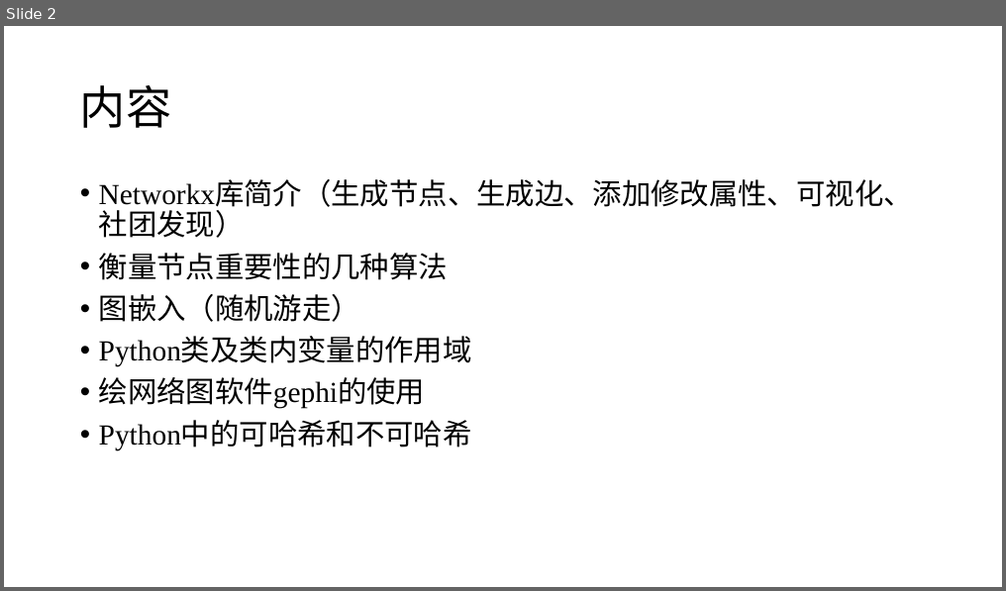
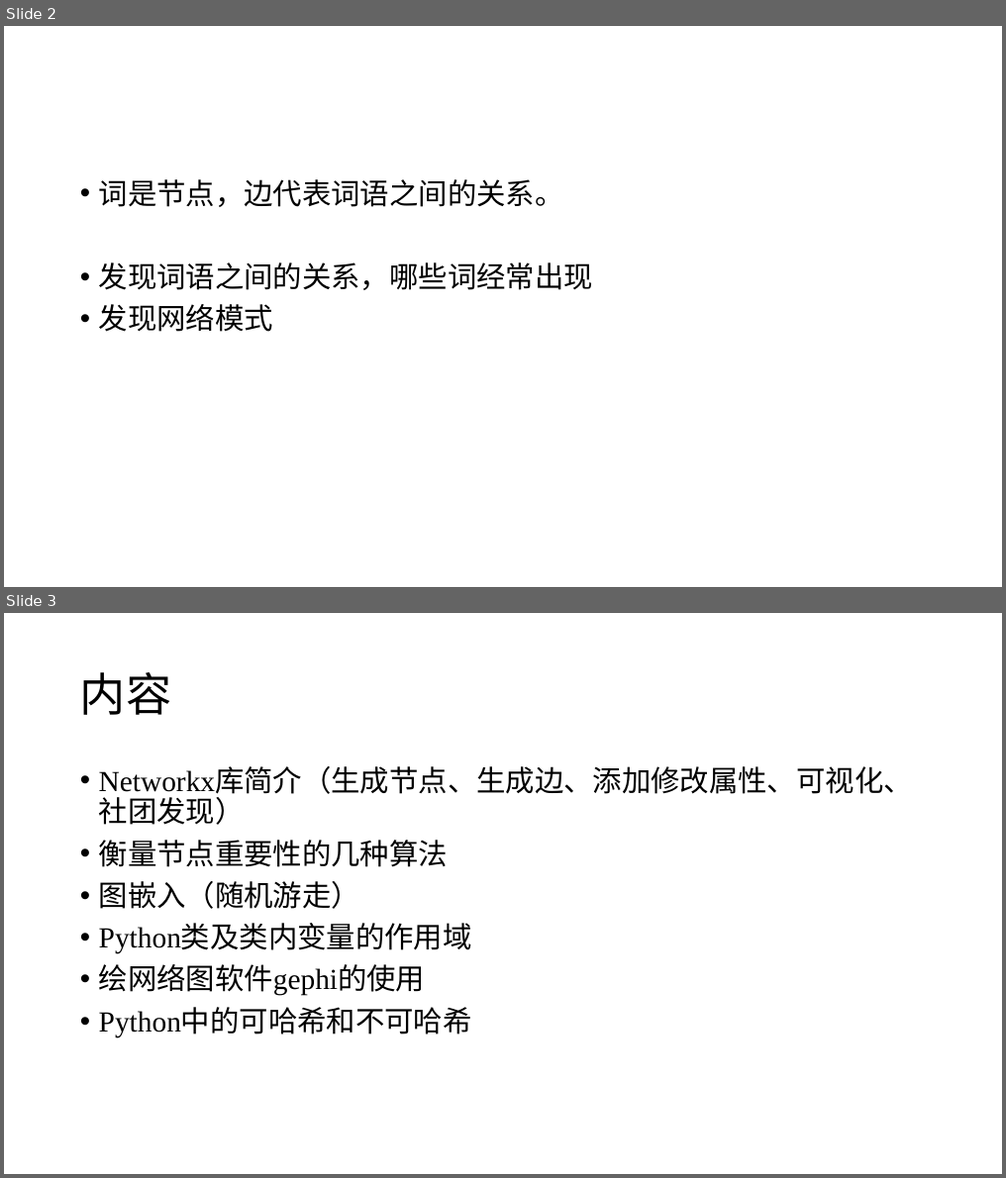
Before and after one commit to lizeyubuaa/pengbeifudao, a slide deck: week8/第八周语义网络.pptx. Shown one above the other, each under a label of ours: slide 2 before the commit, slides 2 and 3 after it. The pictures are 1006x591 and 1006x1178 pixels, drawn with LibreOffice and Linux fonts; fonts in the diff are those of the drawing. Boxes give left, top, right and bottom in pixels: in the first picture for what was removed or moved away, otherwise in the second. Text is boxed around its words. In the diff, an @@ line names an element or a change of style, - is before the commit and + after.

```diff
--- a/week8/第八周语义网络.pptx
+++ b/week8/第八周语义网络.pptx
@@ slide 2 added at (4, 26, 1002, 587), background #FFFFFF @@
@@ text added at (99, 179, 593, 332), 28 pt, text #000000 @@
+• 词是节点，边代表词语之间的关系。
+• 发现词语之间的关系，哪些词经常出现
+• 发现网络模式
@@ what was slide 2 is now slide 3 @@
```
Also in this commit, not shown: 1 slide changed, 1 other slide added, 7 other files.
